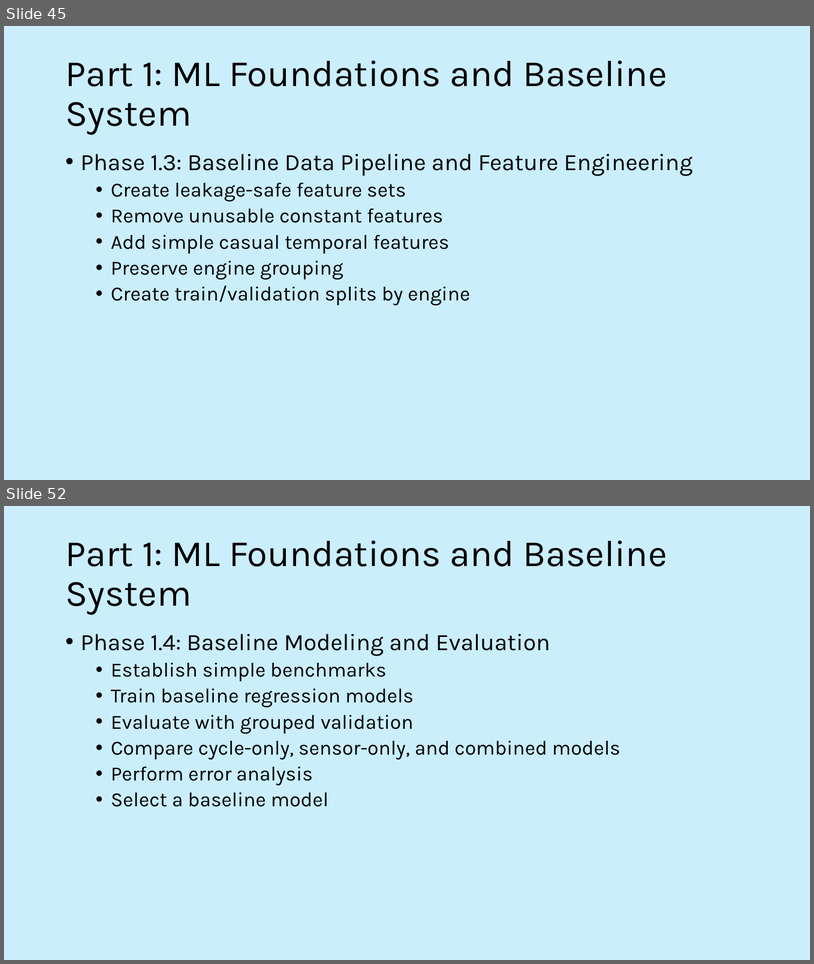
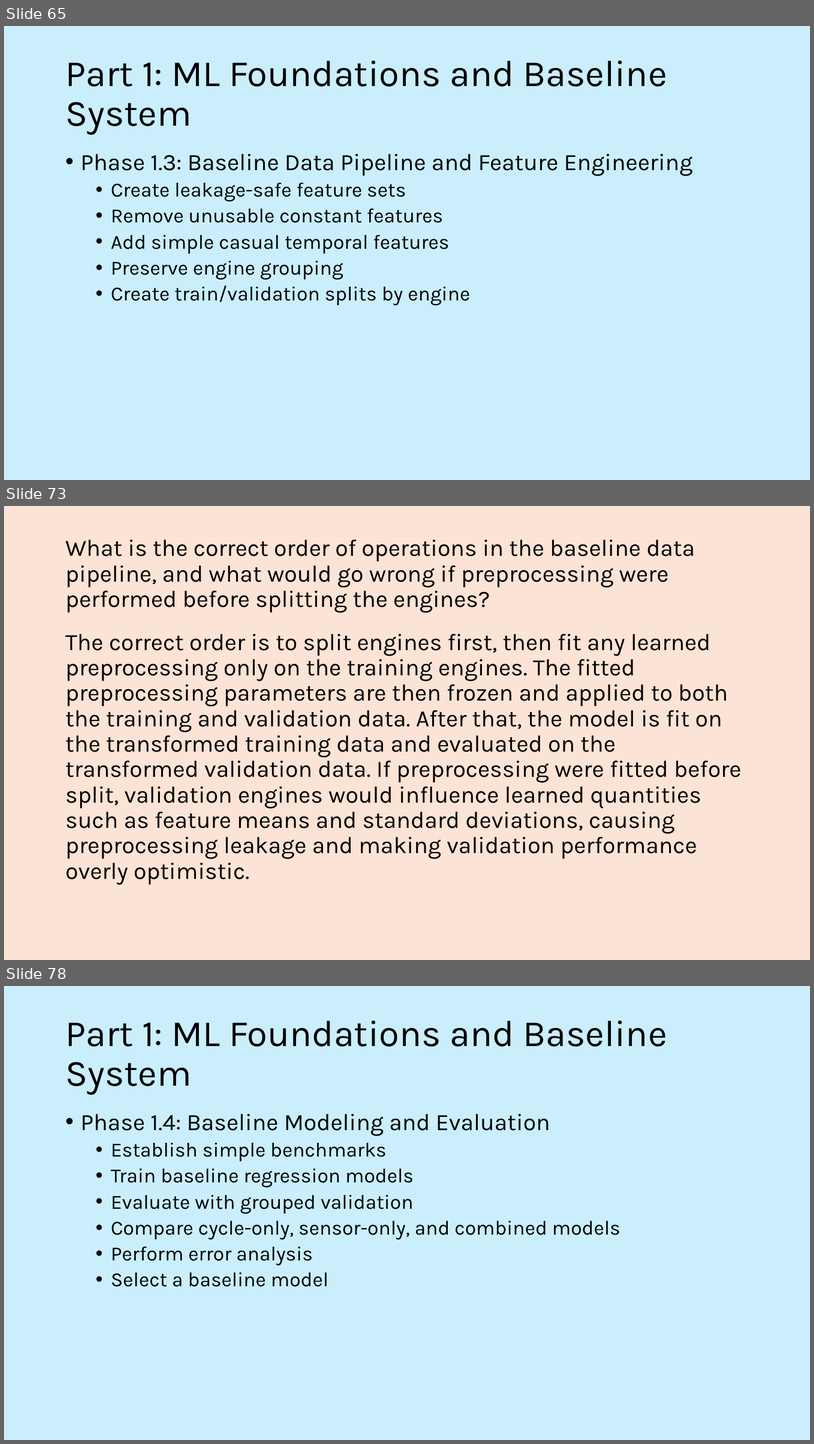
Before and after one commit to stuart-spackman/ml-predictive-maintenance-mlops, a slide deck: documents/active_recall.pptx. Shown one above the other, each under a label of ours: slides 45 and 52 before the commit, slides 65, 73 and 78 after it; the slides between them are not shown. The pictures are 814x964 and 814x1444 pixels, drawn with LibreOffice and Linux fonts; fonts in the diff are those of the drawing. Boxes give left, top, right and bottom in pixels: in the first picture for what was removed or moved away, otherwise in the second. Text is boxed around its words. In the diff, an @@ line names an element or a change of style, - is before the commit and + after.

```diff
--- a/documents/active_recall.pptx
+++ b/documents/active_recall.pptx
@@ slide 73 added at (4,506,810,960), background #FBE3D6 @@
@@ title added at (65,540,695,613), 28 pt, text #000000 @@
+What is the correct order of operations in the baseline data pipeline, and what would go wrong if preprocessing were performed before splitting the engines?
@@ text added at (65,634,741,885), 28 pt, text #000000 @@
+The correct order is to split engines first, then fit any learned preprocessing only on the training engines. The fitted preprocessing parameters are then frozen and applied to both the training and validation data. After that, the model is fit on the transformed training data and evaluated on the transformed validation data. If preprocessing were fitted before split, validation engines would influence learned quantities such as feature means and standard deviations, causing preprocessing leakage and making validation performance overly optimistic.
@@ what was slide 45 is now slide 65 @@
@@ what was slide 52 is now slide 78 @@
```
Also in this commit, not shown: 37 slides changed, 36 other slides added, 3 slides removed, 14 other files.
